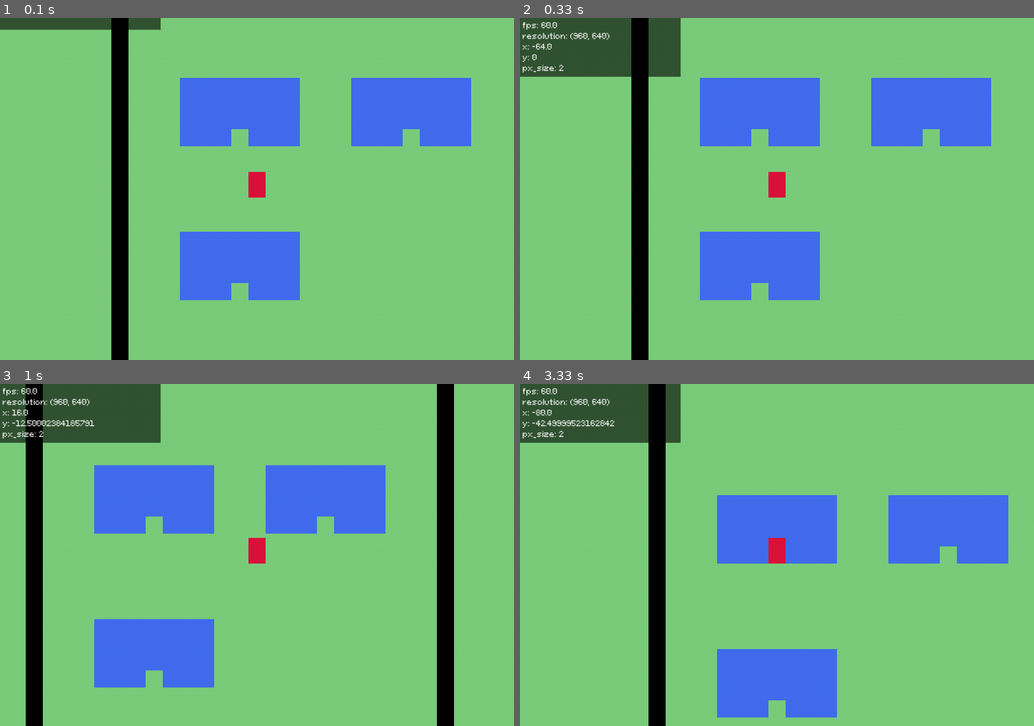
Above: before the commit, frames 1-4 (two rows, left to right).
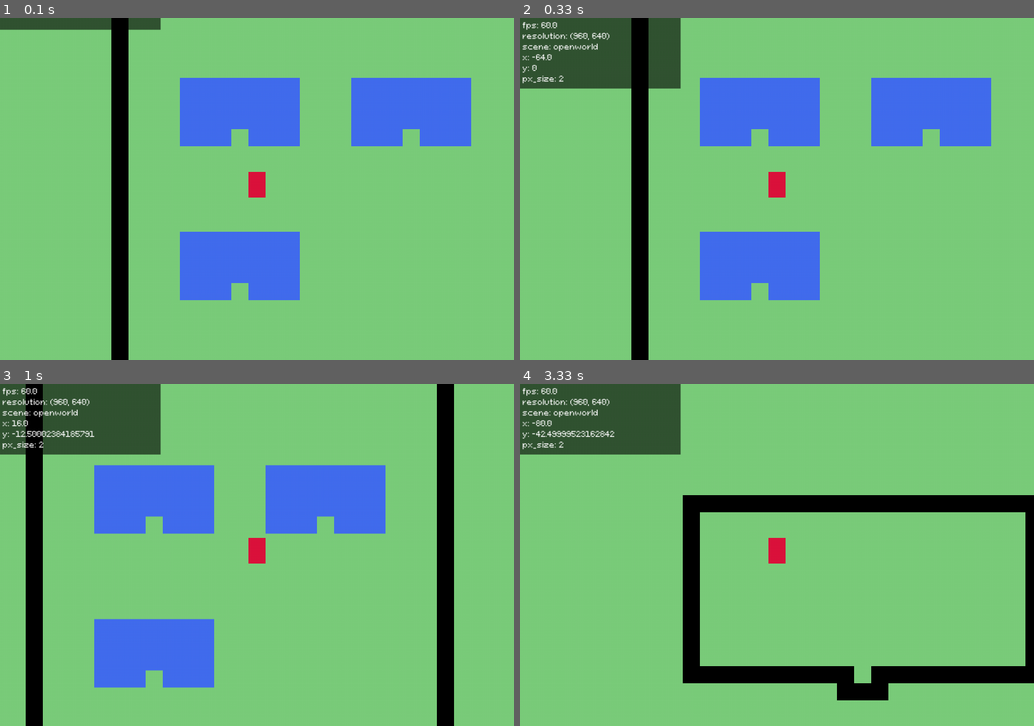
Above: after the commit, the same moments.

Repository: kritserv/rpg-maker-style-top-down-game-template
Game: pygame game, started from main.py
The game is run twice, just before and just after one commit, with the same random seed, the same clock (stepped at 60 frames per second) and the same inputs.
Inputs:
- Up to frame 1 (0.1 s): no input
- Up to frame 2 (0.33 s): no input
- Up to frame 3 (1 s): hold Right 0.33-0.8 s; hold Up from 0.83 s (still down)
- Up to frame 4 (3.33 s): release Up at 1.13 s; hold Right 1.17-1.63 s; hold Left 1.67-2.2 s; hold Down 2.23-2.53 s; hold Left 2.57-2.97 s; hold Up from 3 s (still down)

Frame 1 is identical in both runs. In frame 2, 1.3% of the frame differs, in the area x 0-32%, y 7-21%; in frame 3, 1.6%; in frame 4, 24%, in the area x 0-100%, y 0-100%.

Commit message:
add house inner scene & add change scene function

Diff:
--- a/main.py
+++ b/main.py
@@ -25,9 +25,21 @@
     ]
     return house
 
+def change_scene(player, x, y, top_down_map, scene_dict, new_scene_name):
+	player.obs = [ob for ob, color in scene_dict[new_scene_name]]
+	player.calculate_obs_pos()
+	player.pos = [x, y]
+	player.finish_pos = [x, y]
+	top_down_map.rects = [ob for ob in scene_dict[new_scene_name]]
+	top_down_map.current_scene = new_scene_name
+
+def change_camera_stop_position(camera, stop_left, stop_right, stop_up, stop_down):
+	camera.stop_follow_player_left_at_pos_x = stop_left
+	camera.stop_follow_player_right_at_pos_x = stop_right
+	camera.stop_follow_player_up_at_pos_y = stop_up
+	camera.stop_follow_player_down_at_pos_y = stop_down
 
 async def main():
-
 	run = True
 	cap_fps = False
 	debug = True
@@ -51,9 +63,23 @@
 	    (pg.Rect(-208, -224, 16, 464), black),
 	    (pg.Rect(176, -240, 16, 480), black)
 	]
+	house_borders = [
+	    (pg.Rect(-176, -112, 16, 160), black),
+	    (pg.Rect(144, -112, 16, 160), black),
+	    (pg.Rect(-176, 48, 160, 16), black),
+	    (pg.Rect(0, 48, 160, 16), black),
+	    (pg.Rect(-176, -112, 336, 16), black),
+	    (pg.Rect(-32, 64, 48, 16), black)
+	]
 
-	obstacles = house1 + house2 + house3 + borders
+	scene = {
+		"openworld": house1 + house2 + house3 + borders,
+		"inner_house1": house_borders,
+		"inner_house2": house_borders,
+		"inner_house3": house_borders,
+	}
 
+	start_scene_name = "openworld"
 
 	player = Player(screen)
 
@@ -62,24 +88,16 @@
 	]
 
 	player.resize(pixel_size)
-
-	player.obs = [ob for ob, color in obstacles]
-
+	player.obs = [ob for ob, color in scene[start_scene_name]]
 	player.calculate_obs_pos()
-
 	player.pos = [-64, 0]
 
-	top_down_map = TopDownMap(screen)
-
-	top_down_map.rects = [ob for ob in obstacles]
-
+	top_down_map = TopDownMap(screen, start_scene_name)
+	top_down_map.rects = [ob for ob in scene[start_scene_name]]
 	top_down_map.resize(pixel_size, player)
 
 	camera = Camera(player, top_down_map)
-	camera.stop_follow_player_left_at_pos_x = -144
-	camera.stop_follow_player_right_at_pos_x = 144
-	camera.stop_follow_player_up_at_pos_y = -160
-	camera.stop_follow_player_down_at_pos_y = 160
+	change_camera_stop_position(camera, -144, 144, -160, 160)
 
 	debug_timer = Timer()
 	debug_timer.start()
@@ -96,29 +114,29 @@
 		player.update(dt)
 		camera.update(pixel_size)
 
-		if player.pos == [-80, -48]:
-			print("enter house 1")
-			player.pos = [-80, -496]
-			camera.stop_follow_player_left_at_pos_x = -80
-			camera.stop_follow_player_right_at_pos_x = -80
-			camera.stop_follow_player_up_at_pos_y = -624
-			camera.stop_follow_player_down_at_pos_y = -624
+		if top_down_map.current_scene == "openworld" and player.pos == [-80, -48]:
+			change_scene(player, 0, 48, top_down_map, scene, "inner_house1")
+			change_camera_stop_position(camera, -48, 48, -64, 16)
 
-		if player.pos[0] == -80 and -448 >= player.pos[1] >= -495:
-			print("exit house 1")
-			camera.stop_follow_player_left_at_pos_x = -144
-			camera.stop_follow_player_right_at_pos_x = 144
-			camera.stop_follow_player_up_at_pos_y = -160
-			camera.stop_follow_player_down_at_pos_y = 160
-			player.pos = [-80, -16]
+		if top_down_map.current_scene == "inner_house1" and player.pos == [0, 64]:
+			change_scene(player, -80, -16, top_down_map, scene, "openworld")
+			change_camera_stop_position(camera, -144, 144, -160, 160)
 
-		if player.pos == [80, -48]:
-			print("enter house 2")
-			player.pos = [0, 0]
+		if top_down_map.current_scene == "openworld" and player.pos == [80, -48]:
+			change_scene(player, 0, 48, top_down_map, scene, "inner_house2")
+			change_camera_stop_position(camera, -48, 48, -64, 16)
 
-		if player.pos == [-80, 96]:
-			print("enter house 3")
-			player.pos = [0, 0]
+		if top_down_map.current_scene == "inner_house2" and player.pos == [0, 64]:
+			change_scene(player, 80, -16, top_down_map, scene, "openworld")
+			change_camera_stop_position(camera, -144, 144, -160, 160)
+
+		if top_down_map.current_scene == "openworld" and player.pos == [-80, 96]:
+			change_scene(player, 0, 48, top_down_map, scene, "inner_house3")
+			change_camera_stop_position(camera, -48, 48, -64, 16)
+
+		if top_down_map.current_scene == "inner_house3" and player.pos == [0, 64]:
+			change_scene(player, -80, 128, top_down_map, scene, "openworld")
+			change_camera_stop_position(camera, -144, 144, -160, 160)
 
 		# ====================== [ GRAPHIC ] =====================
 
@@ -144,6 +162,7 @@
 				debug_list = [
 					curr_fps(),
 					f"resolution: {(curr_width, curr_height)}",
+					f"scene: {top_down_map.current_scene}",
 					f"x: {player.pos[0]}",
 					f"y: {player.pos[1]}",
 					f"px_size: {pixel_size}"
--- a/my_object/topdownmap.py
+++ b/my_object/topdownmap.py
@@ -2,11 +2,12 @@
 from .func import correct_all_map_rect
 
 class TopDownMap(pg.sprite.Sprite):
-	def __init__(self, screen):
+	def __init__(self, screen, current_scene):
 		pg.sprite.Sprite.__init__(self)
 		self.screen = screen
 		self.rects = []
 		self.x, self.y = 0, 0
+		self.current_scene = current_scene
 
 	def resize(self, pixel_size, player):
 		self.transformed_rects = correct_all_map_rect(self, pixel_size)
